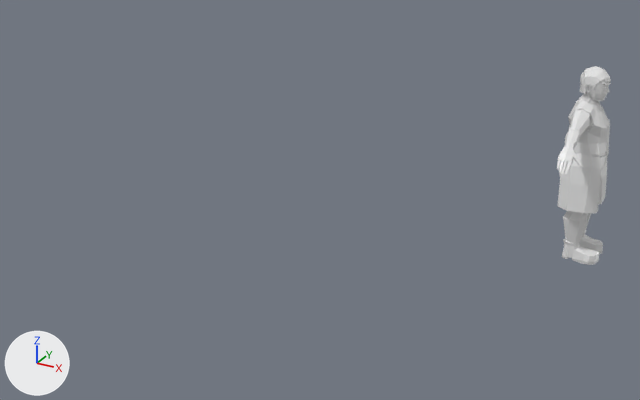
Two versions of the FBX model ShowUsWutYouAreMadeOf/Assets/Models/NPC_B.fbx, one commit apart.
Camera for both pictures: a 50 mm lens placed at (1.7, -8.26, 4.02), pointed at (-1.98, -1.58, 0.67). Lighting does not change. The marker at lower left points along +X, +Y and +Z. Where no turn or scale is listed for an object, it has been applied to the vertices.

Names of what the first picture shows: 'body.009', 'hair.007', 'shoe.004', 'shorts-knee.005', 'top.004'.
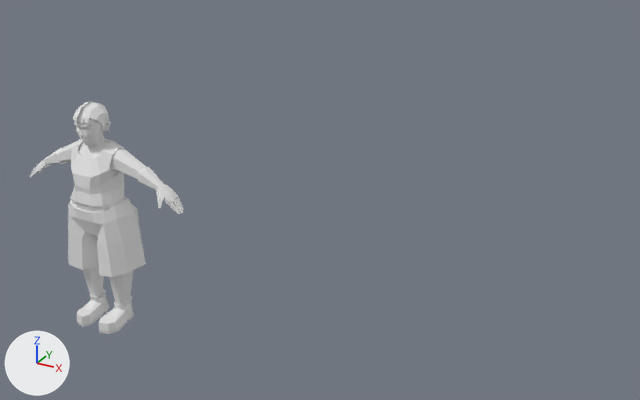
Pixel boxes (x1, y1, x2, y2) of what changed, in the pictures (640 x 400 px; the box of a moved part takes in the faces that stretch with it):
'body.009', reshaped, moved, turned, rescaled: before (557, 79, 610, 245); after (29, 119, 184, 306)
'shorts-knee.001', added: after (68, 197, 146, 277)
'top.004', reshaped, moved, turned, rescaled: before (568, 100, 610, 155); after (70, 139, 124, 206)
'shorts-knee.005', deleted: before (557, 148, 609, 213)
'shoe.004', reshaped, moved, turned, rescaled: before (562, 230, 603, 265); after (77, 289, 134, 334)
'hair', added: after (73, 102, 109, 132)
'hair.007', deleted: before (580, 66, 611, 93)
'brow.008', moved, turned: before (605, 81, 611, 85); after (74, 122, 90, 127)
'eye.010', moved, turned (not visible before): after (77, 126, 91, 131)
part 2 of me_cube_018, moved or reshaped: before (579, 230, 603, 254); after (99, 296, 134, 334)
part 3 of me_cube_018, moved or reshaped: before (562, 239, 599, 265); after (77, 289, 109, 327)

The change, as a list of edits to the scene's bpy script:
```text
Change me_cube_020:
    used by ob_top_004; location = (0.019, 0.01, -0.06); rotation_euler = (1.604, -1.571, 0.0), in degrees (92, -90, 0); scale = (0.906, 0.906, 0.906)
    remove me_cube_020.from_pydata(...)  # 144 vertices, 148 faces; spans x 1.231..1.74, y -0.276..0.151, z -0.232..0.232
    add me_cube_020.from_pydata(...)  # 144 vertices, 148 faces; spans x 1.115..1.577, y -0.251..0.138, z -0.211..0.211
    me_cube_020 part 4: 144 of 144 vertices moved; they spanned x 1.231..1.74, y -0.276..0.151, z -0.232..0.232 and now span x 1.115..1.577, y -0.251..0.138, z -0.211..0.211; mean shift (-0.14, 0.007, 0.0); largest move (1.74, -0.018, 0.137) -> (1.577, -0.016, 0.124)
Change me_cube_018:
    used by ob_shoe_004; location = (0.019, 0.01, -0.122); rotation_euler = (1.604, -1.571, 0.0), in degrees (92, -90, 0); scale = (0.896, 0.896, 0.896)
    remove me_cube_018.from_pydata(...)  # 232 vertices, 228 faces; spans x 0.047..0.276, y -0.36..0.035, z -0.242..0.242
    add me_cube_018.from_pydata(...)  # 232 vertices, 228 faces; spans x -0.026..0.18, y -0.324..0.033, z -0.219..0.219
    me_cube_018 part 2: 116 of 232 vertices moved; they spanned x 0.047..0.276, y -0.36..0.035, z -0.242..-0.062 and now span x -0.026..0.18, y -0.324..0.033, z -0.219..-0.053; mean shift (-0.083, 0.014, 0.016); largest move (0.276, 0.017, -0.186) -> (0.18, 0.015, -0.167)
    me_cube_018 part 3: 116 of 232 vertices moved; they spanned x 0.047..0.276, y -0.36..0.035, z 0.062..0.242 and now span x -0.026..0.18, y -0.324..0.033, z 0.053..0.219; mean shift (-0.083, 0.014, -0.016); largest move (0.276, 0.017, 0.186) -> (0.18, 0.015, 0.167)
Change me_cube_006:
    used by ob_body_009; location = (0.019, 0.01, -0.06); rotation_euler = (1.604, -1.571, 0.0), in degrees (92, -90, 0); scale = (0.906, 0.906, 0.906)
    remove me_cube_006.from_pydata(...)  # 899 vertices, 880 faces; spans x 0.0..2.09, y -0.32..0.15, z -0.9..0.9
    add me_cube_006.from_pydata(...)  # 911 vertices, 884 faces; spans x 0.0..1.89, y -0.29..0.13, z -0.81..0.81
    me_cube_006 part 1: 898 vertices removed from x 0.0..2.09, y -0.32..0.15, z -0.9..0.9; 910 vertices added at x 0.0..1.89, y -0.29..0.13, z -0.81..0.81
Change ob_brow_008:
    ob_brow_008.location: (0.019, 0.01, -0.06) -> (-3.124, -3.202, 0.0)
    ob_brow_008.rotation_euler: (1.604, -1.571, 0.0) -> (0.0, -1.571, 0.0)  # degrees (92, -90, 0) -> degrees (0, -90, 0)
Change ob_eye_010:
    ob_eye_010.location: (0.019, 0.013, -0.056) -> (-3.124, -3.202, 0.0)
    ob_eye_010.rotation_euler: (1.604, -1.571, 0.0) -> (0.0, -1.571, 0.0)  # degrees (92, -90, 0) -> degrees (0, -90, 0)
Remove ob_lash_001:
    ob_lash_001 = bpy.data.objects.new('lash.001', me_cube_013)
Change ob_top_004:
    ob_top_004.scale: (0.906, 0.906, 0.906) -> (1.0, 1.0, 1.0)
    ob_top_004.location: (0.019, 0.01, -0.06) -> (-3.124, -3.202, 0.0)
    ob_top_004.rotation_euler: (1.604, -1.571, 0.0) -> (0.0, -1.571, 0.0)  # degrees (92, -90, 0) -> degrees (0, -90, 0)
Remove ob_hair_007:
    ob_hair_007 = bpy.data.objects.new('hair.007', me_cube_008)
Change ob_shoe_004:
    ob_shoe_004.scale: (0.896, 0.896, 0.896) -> (1.0, 1.0, 1.0)
    ob_shoe_004.location: (0.019, 0.01, -0.122) -> (-3.124, -3.202, 0.0)
    ob_shoe_004.rotation_euler: (1.604, -1.571, 0.0) -> (0.0, -1.571, 0.0)  # degrees (92, -90, 0) -> degrees (0, -90, 0)
Change ob_body_009:
    ob_body_009.scale: (0.906, 0.906, 0.906) -> (1.0, 1.0, 1.0)
    ob_body_009.location: (0.019, 0.01, -0.06) -> (-3.124, -3.202, 0.0)
    ob_body_009.rotation_euler: (1.604, -1.571, 0.0) -> (0.0, -1.571, 0.0)  # degrees (92, -90, 0) -> degrees (0, -90, 0)
Remove ob_shorts_knee_005:
    ob_shorts_knee_005 = bpy.data.objects.new('shorts-knee.005', me_cube_019)
Add ob_hair:
    ob_hair = bpy.data.objects.new('hair', me_cube_026)  # 158 vertices, 164 faces; spans x -0.132..0.132, y -0.202..0.093, z 1.654..1.917; in mat_palette_skineye (white #e7e7e7)
    ob_hair.location = (-3.124, -3.202, 0.0)
Add ob_shorts_knee_001:
    ob_shorts_knee_001 = bpy.data.objects.new('shorts-knee.001', me_cube_025)  # 150 vertices, 152 faces; spans x -0.366..0.366, y -0.259..0.18, z 0.479..1.099; in mat_color_palette (white #e7e7e7)
    ob_shorts_knee_001.location = (-3.124, -3.202, 0.0)
```
